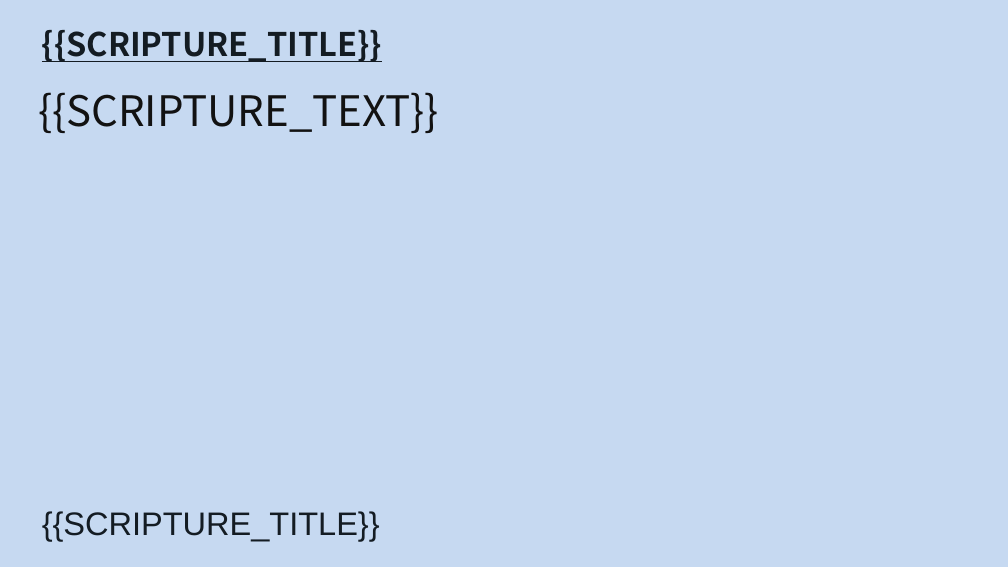
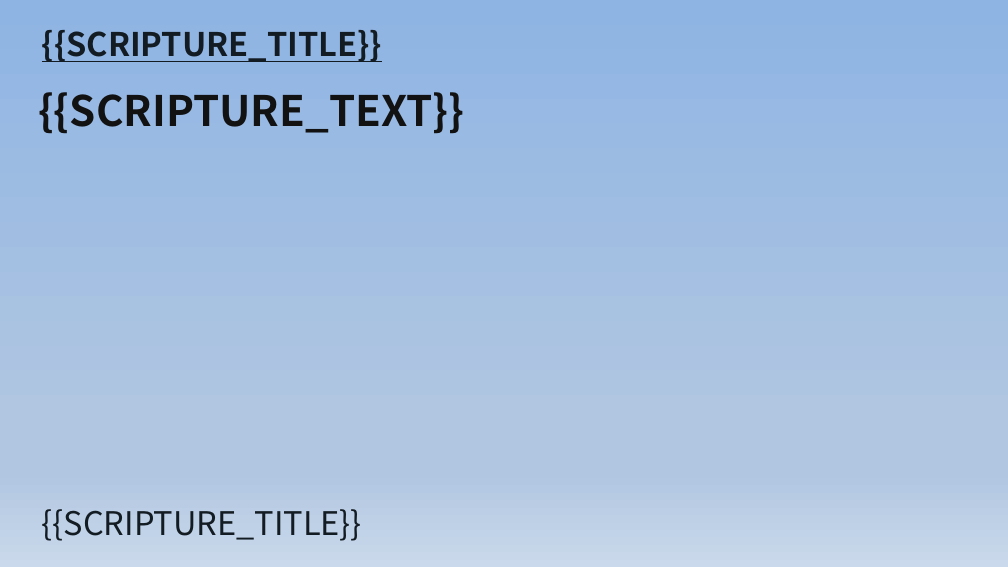
Before and after one commit to werchurch-love/Auto-Worship-Folder, a slide deck: slide 1 of templates/dynamic/讀經-template.pptx. Drawn at 1008x567 pixels with LibreOffice and Linux fonts; fonts in the diff are those of the drawing. Boxes give left, top, right and bottom in pixels: in the first picture for what was removed or moved away, otherwise in the second. Text is boxed around its words. In the diff, an @@ line names an element or a change of style, - is before the commit and + after.

```diff
--- a/templates/dynamic/讀經-template.pptx
+++ b/templates/dynamic/讀經-template.pptx
@@ background #C6D9F1 to gradient #8EB4E3 to #B0C6E1 to #CAD9EB @@
@@ text "{{SCRIPTURE_TEXT}}" at (38, 92, 464, 134): bold on @@
@@ text "{{SCRIPTURE_TITLE}}" at (42, 509, 362, 541): font Arial to Noto Sans CJK TC @@
```
Also in this commit, not shown: 2 other files.
